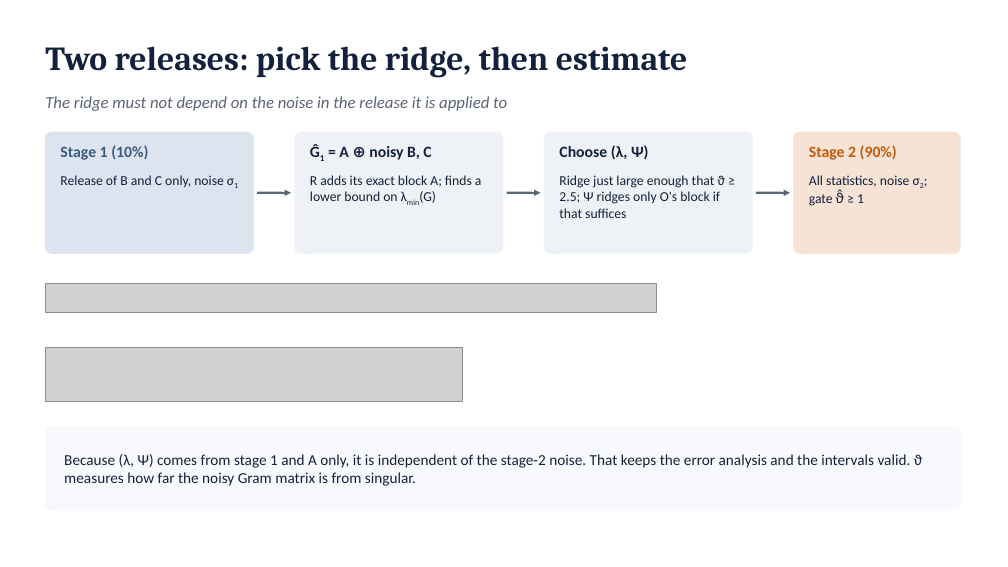
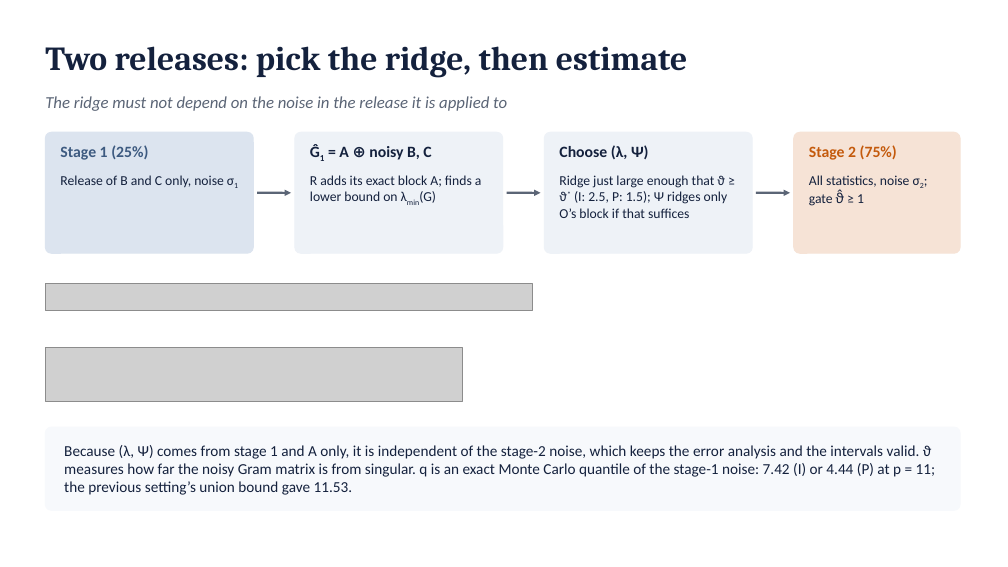
Before and after one commit to shukabh/VerticalFederatedRegression, a slide deck: slide 27 of slides/vfl_intro_deck.pptx (slide 23 before the commit). Drawn at 1008x567 pixels with LibreOffice and Linux fonts; fonts in the diff are those of the drawing; grey boxes stand for pictures. Boxes give left, top, right and bottom in pixels: in the first picture for what was removed or moved away, otherwise in the second. Text is boxed around its words. In the diff, an @@ line names an element or a change of style, - is before the commit and + after.

```diff
--- a/slides/vfl_intro_deck.pptx
+++ b/slides/vfl_intro_deck.pptx
@@ text at (60, 145, 148, 160): text changed @@
-Stage 1 (10%)
+Stage 1 (25%)
@@ text at (809, 145, 897, 160): text changed @@
-Stage 2 (90%)
+Stage 2 (75%)
@@ text at (559, 175, 728, 218): text changed @@
-Ridge just large enough that ϑ ≥ 2.5; Ψ ridges only O's block if that suffices
+Ridge just large enough that ϑ ≥ ϑ* (I: 2.5, P: 1.5); Ψ ridges only O’s block if that suffices
@@ picture: place and size @@
-picture at (45, 284, 656, 312)
+picture at (45, 284, 532, 311)
@@ text at (64, 445, 936, 495): text changed @@
-Because (λ, Ψ) comes from stage 1 and A only, it is independent of the stage-2 noise. That keeps the error analysis and the intervals valid. ϑ measures how far the noisy Gram matrix is from singular.
+Because (λ, Ψ) comes from stage 1 and A only, it is independent of the stage-2 noise, which keeps the error analysis and the intervals valid. ϑ measures how far the noisy Gram matrix is from singular. q is an exact Monte Carlo quantile of the stage-1 noise: 7.42 (I) or 4.44 (P) at p = 11; the previous setting’s union bound gave 11.53.
```
Also in this commit, not shown: 24 other slides changed, 12 slides added, 5 slides removed, 1 other file.
